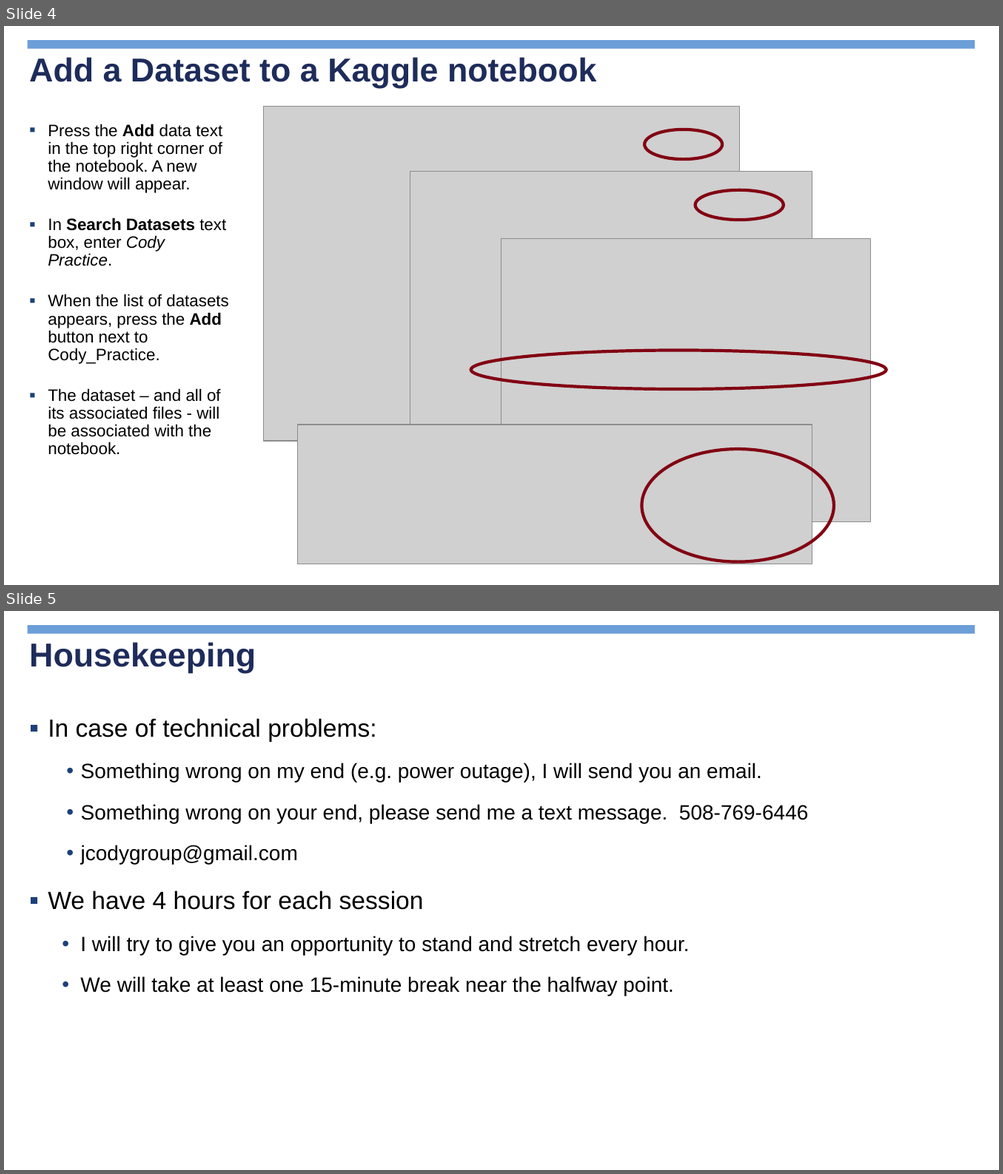
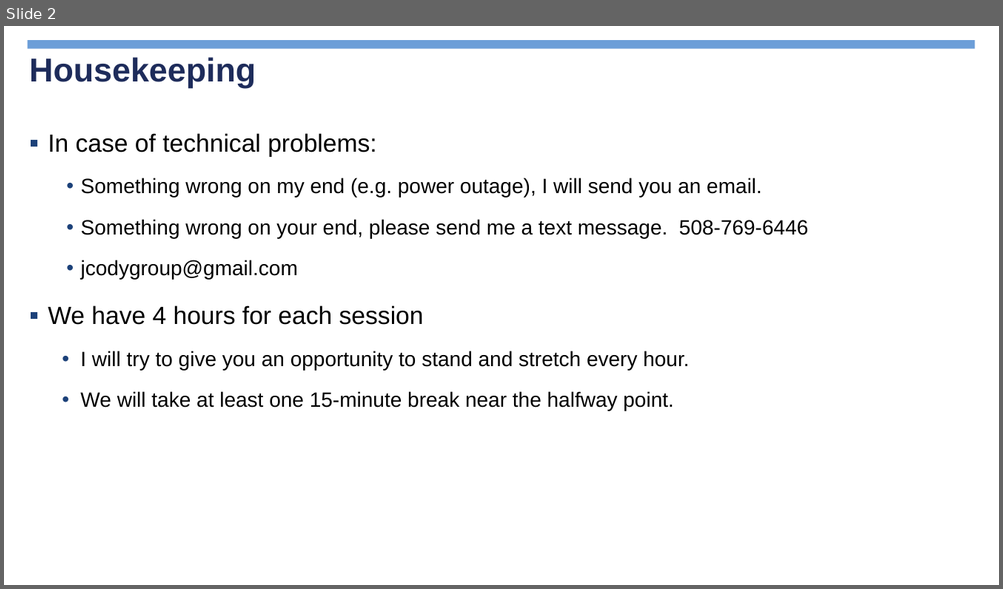
Before and after one commit to jimcody2014/Python-CDC, a slide deck: Dashboards/notes/Python Dashboards.pptx. Shown one above the other, each under a label of ours: slides 4 and 5 before the commit, slide 2 after it. The pictures are 1003x1174 and 1003x589 pixels, drawn with LibreOffice and Linux fonts; fonts in the diff are those of the drawing; grey boxes stand for pictures; background and template pictures are left out. Boxes give left, top, right and bottom in pixels: in the first picture for what was removed or moved away, otherwise in the second. Text is boxed around its words. In the diff, an @@ line names an element or a change of style, - is before the commit and + after.

```diff
--- a/Dashboards/notes/Python Dashboards.pptx
+++ b/Dashboards/notes/Python Dashboards.pptx
@@ slide 4 removed at box(4, 26, 999, 585), background picture (left out); not listed: 1 template element that a slide beside it also shows @@
@@ title removed at box(29, 57, 596, 88) @@
-Add a Dataset to a Kaggle notebook
@@ picture removed at box(264, 106, 739, 441) @@
@@ text removed at box(48, 124, 228, 455) @@
-▪ Press the Add data text in the top right corner of the notebook. A new window will appear.
-▪ In Search Datasets text box, enter Cody Practice.
-▪ When the list of datasets appears, press the Add button next to Cody_Practice.
-▪ The dataset – and all of its associated files - will be associated with the notebook.
@@ ellipse removed at box(644, 130, 722, 159) @@
@@ picture removed at box(410, 172, 812, 455) @@
@@ ellipse removed at box(695, 190, 783, 220) @@
@@ picture removed at box(502, 238, 871, 522) @@
@@ ellipse removed at box(471, 351, 887, 389) @@
@@ picture removed at box(298, 425, 812, 565) @@
@@ ellipse removed at box(642, 450, 834, 562) @@
@@ page number removed at box(767, 547, 991, 577) @@
-4
@@ what was slide 5 is now slide 2 @@
```
Also in this commit, not shown: 1 slide changed, 3 slides added, 4 other slides removed, 44 other files.
